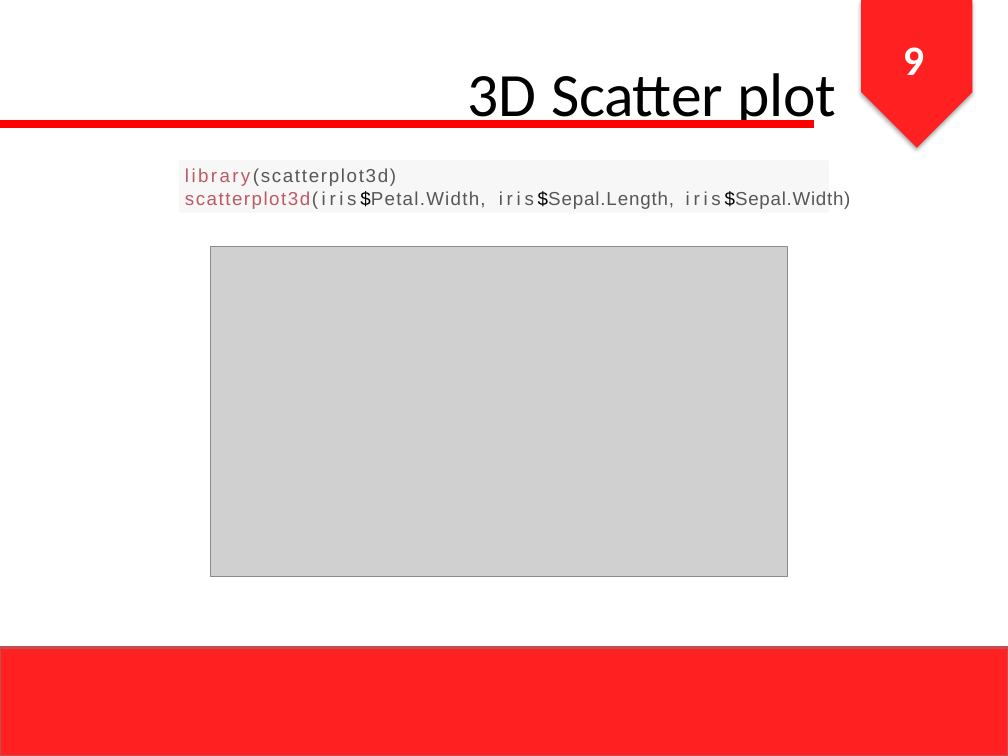
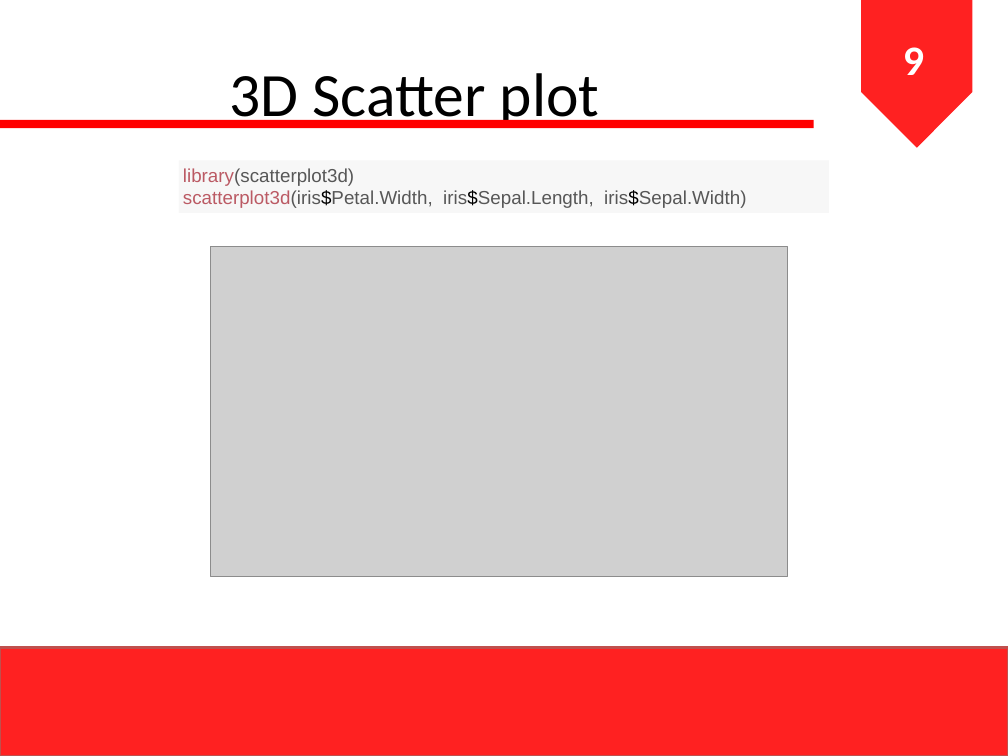
Before and after one commit to ihsanarifr/TugasKuliah, a slide deck: slide 10 of CodeDatamining/prak4/Slide Praktikum 4.pptx. Drawn at 1008x756 pixels with LibreOffice and Linux fonts; fonts in the diff are those of the drawing; grey boxes stand for pictures. Boxes give left, top, right and bottom in pixels: in the first picture for what was removed or moved away, otherwise in the second. Text is boxed around its words. In the diff, an @@ line names an element or a change of style, - is before the commit and + after.

```diff
--- a/CodeDatamining/prak4/Slide Praktikum 4.pptx
+++ b/CodeDatamining/prak4/Slide Praktikum 4.pptx
@@ pentagon arrow at <box>861,0,972,148</box>: shadow off; proportions changed @@
@@ text "3D Scatter plot" at <box>230,73,599,128</box>: letter spacing -0.1 to 0 pt in "3D"; letter spacing -0.4 to 0 pt in "Scatter"; letter spacing -0.3 to 0 pt in "plot"; alignment centre to left; indent changed @@
@@ freeform shape removed at <box>178,160,829,213</box> @@
@@ rectangle added at <box>178,160,829,213</box>, fill #F7F7F7 @@
@@ text "library(scatterplot3d)" at <box>183,168,746,208</box>: letter spacing 1.7 to 0 pt, letter spacing 1.2 to 0 pt in "library(scatterplot3d)"; letter spacing 1 to 0 pt, letter spacing 2.6 to 0 pt, letter spacing 0.9 to 0 pt in "scatterplot3d(iris$Petal.Width,"; letter spacing -0.5 to 0 pt in "scatterplot3d(iris$Petal.Width, iris$Sepal.Length, iris$Sepa ..."; letter spacing 2.7 to 0 pt in "iris$Sepal.Length, iris$Sepal.Width)"; letter spacing 0.6 to 0 pt in "iris$Sepal.Length,"; letter spacing 0.5 to 0 pt in "iris$Sepal.Width)"; indent changed @@
```
Also in this commit, not shown: 18 other slides changed, 18 other files.
